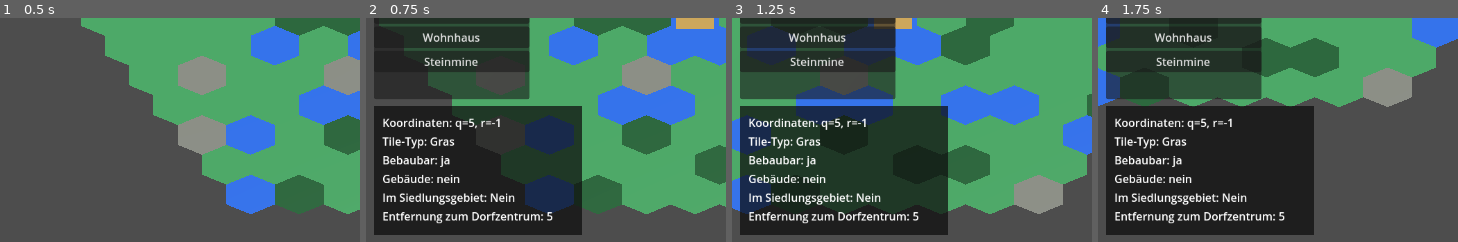
Above: before the commit, frames 1-4 (left to right).
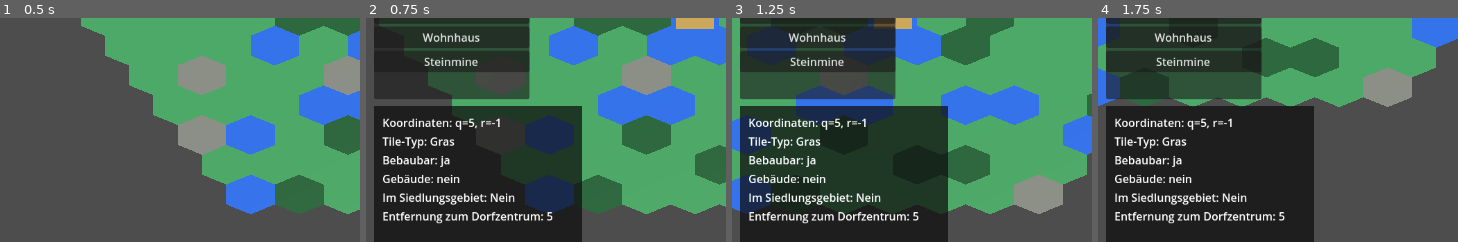
Above: after the commit, the same moments.

Repository: Ranu4922/CodexGame
Game: Godot game, scene res://scenes/Main.tscn
Same seed, same stepped clock (60 frames per second), same inputs: the game is played once before the commit and once after it.
Inputs (mouse positions are % of the whole screen's width and height, from its top left):
- Up to frame 1 (0.5 s): no input
- Up to frame 2 (0.75 s): tap Enter at 0.5 s; move the mouse to (80, 45) at 0.52 s; hold D from 0.53 s (still down); tap B at 0.6 s; click (80, 45) at 0.67 s
- Up to frame 3 (1.25 s): keep holding D
- Up to frame 4 (1.75 s): move the mouse to (33, 55) at 1.27 s; release D at 1.28 s; hold S from 1.28 s (still down); tap R at 1.35 s
The pictures show only the part of the screen within x 0-50%, y 50-100%; the shares and areas given below are measured in that part.

Frame 1 is identical in both runs. In frame 2, 1.8% of the frame differs, in the area x 2-60%, y 96-100%; in frame 3, 1.8%; in frame 4, 1.8%.

Commit message:
Defer info panel resize after text changes

Diff:
--- a/scripts/game_world.gd
+++ b/scripts/game_world.gd
@@ -31,10 +31,10 @@
 	"Holzfällerhütte": "lumberjack_hut",
 	"Steinmine": "stone_mine",
 }
+var info_panel_resize_version: int = 0
 var info_panel_position: Vector2 = Vector2(16.0, 452.0)
 var info_panel_padding: float = 12.0
 var info_panel_min_width: float = 300.0
-var info_panel_min_height: float = 80.0
 var info_panel_line_spacing: int = 4
 
 
@@ -114,15 +114,16 @@
 		lines.append("Angrenzende Steine: %d/6" % adjacent_stones)
 		lines.append("Produktion: %d Stein / 5 Sekunden" % stone_production)
 
-	info_label.text = "\n".join(lines)
-	_resize_info_panel_to_content()
-	info_panel.visible = true
+	_set_info_panel_text("\n".join(lines))
 
 
 func _on_selection_cleared() -> void:
+	info_panel_resize_version += 1
 	info_panel.visible = false
 	info_label.text = ""
+	info_label.custom_minimum_size = Vector2.ZERO
 	info_label.size = Vector2.ZERO
+	info_panel.custom_minimum_size = Vector2.ZERO
 	info_panel.size = Vector2.ZERO
 
 
@@ -163,6 +164,29 @@
 	info_label.add_theme_constant_override("line_spacing", info_panel_line_spacing)
 
 
+func _set_info_panel_text(text: String) -> void:
+	info_panel_resize_version += 1
+	var current_resize_version: int = info_panel_resize_version
+	info_label.text = text
+	info_label.custom_minimum_size = Vector2.ZERO
+	info_label.size = Vector2.ZERO
+	info_panel.custom_minimum_size = Vector2.ZERO
+	info_panel.size = Vector2.ZERO
+	info_panel.position = info_panel_position
+	info_panel.visible = true
+	_resize_info_panel_to_content()
+	_resize_info_panel_deferred(current_resize_version)
+
+
+func _resize_info_panel_deferred(resize_version: int) -> void:
+	await get_tree().process_frame
+	if resize_version != info_panel_resize_version:
+		return
+	if not info_panel.visible:
+		return
+	_resize_info_panel_to_content()
+
+
 func _resize_info_panel_to_content() -> void:
 	var font: Font = info_label.get_theme_font("font")
 	var font_size: int = info_label.get_theme_font_size("font_size")
@@ -173,15 +197,15 @@
 		var line_size: Vector2 = font.get_string_size(text_line, HORIZONTAL_ALIGNMENT_LEFT, -1.0, font_size)
 		text_width = max(text_width, line_size.x)
 
-	var line_height: float = font.get_height(font_size) + float(info_panel_line_spacing)
+	var line_height: float = font.get_height(font_size) + float(info_panel_line_spacing) + 4.0
 	var text_height: float = float(text_lines.size()) * line_height
 	var target_width: float = max(info_panel_min_width, text_width + info_panel_padding * 2.0)
-	var target_height: float = max(info_panel_min_height, text_height + info_panel_padding * 2.0)
+	var target_height: float = text_height + info_panel_padding * 2.0
 	var target_size: Vector2 = Vector2(target_width, target_height)
 	var label_size: Vector2 = Vector2(text_width, text_height)
 
 	info_panel.position = info_panel_position
-	info_panel.custom_minimum_size = Vector2.ZERO
+	info_panel.custom_minimum_size = target_size
 	info_panel.size = target_size
 	info_label.custom_minimum_size = label_size
 	info_label.size = label_size
